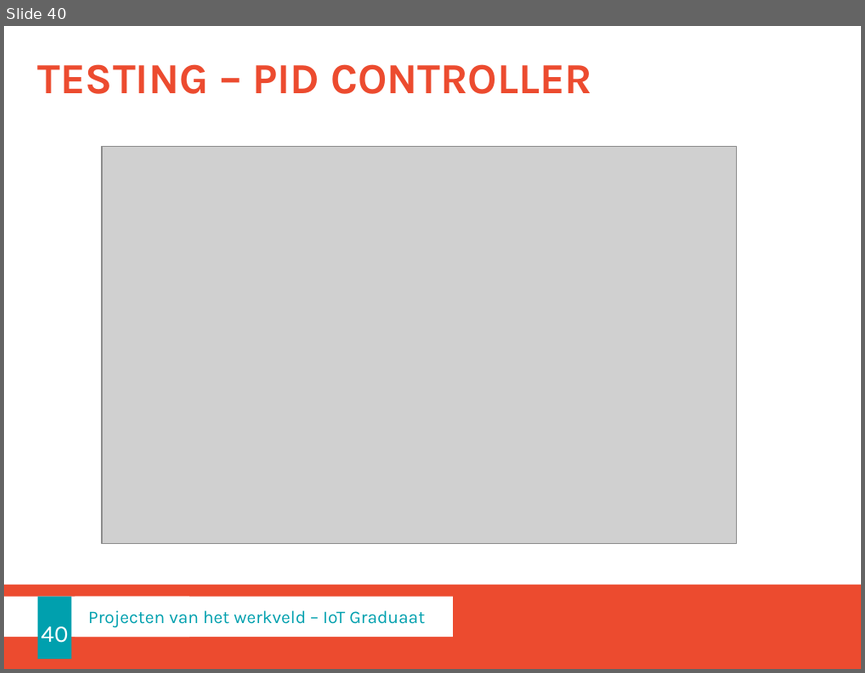
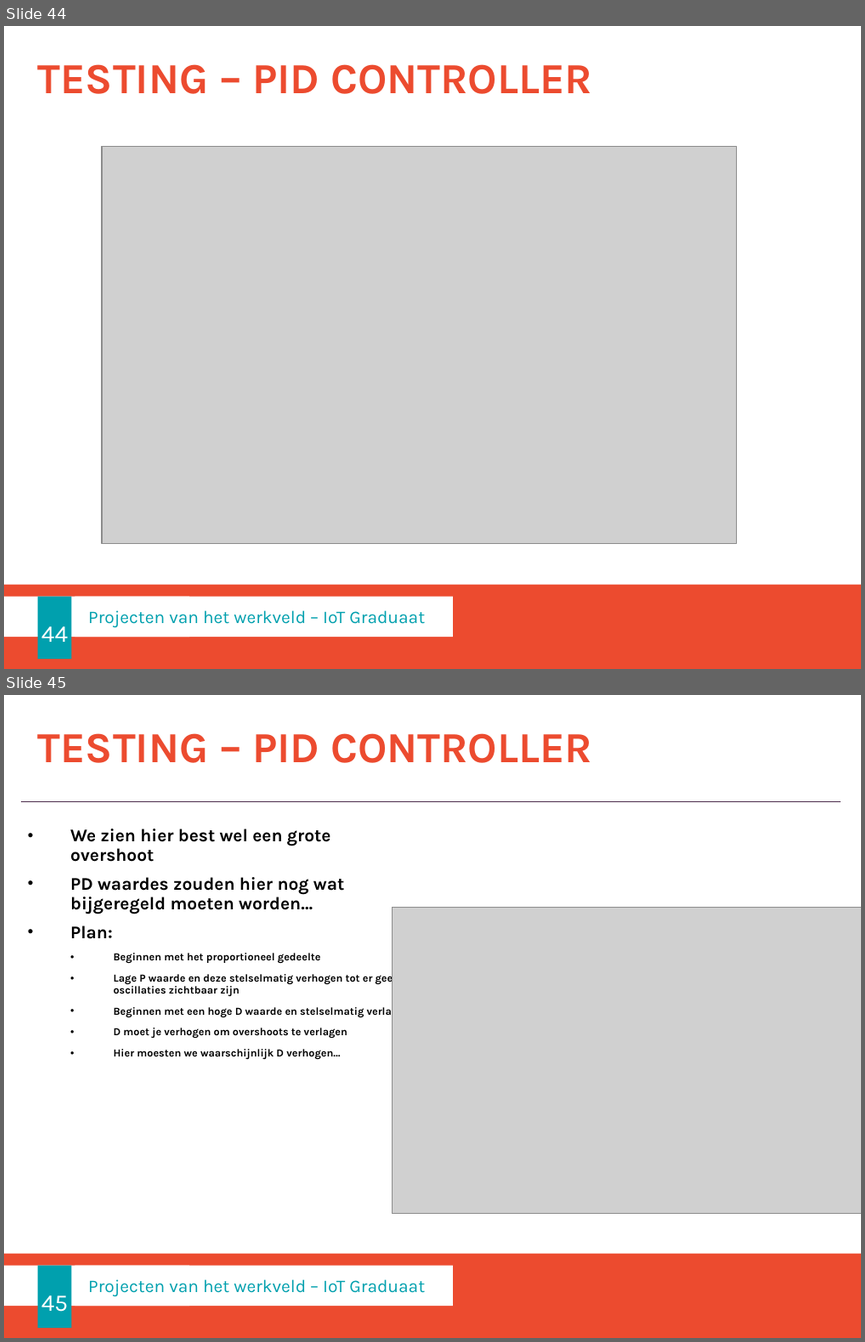
Before and after one commit to lllaurensss/project_werkveld2, a slide deck: doc/Projecten voor het werkveld 2.pptx. Shown one above the other, each under a label of ours: slide 40 before the commit, slides 44 and 45 after it. The pictures are 865x673 and 865x1342 pixels, drawn with LibreOffice and Linux fonts; fonts in the diff are those of the drawing; grey boxes stand for pictures; background and template pictures are left out. Boxes give left, top, right and bottom in pixels: in the first picture for what was removed or moved away, otherwise in the second. Text is boxed around its words. In the diff, an @@ line names an element or a change of style, - is before the commit and + after.

Commit message:
bug verkeerde waarde doorgegeven finalisatie powerpoint

```diff
--- a/doc/Projecten voor het werkveld 2.pptx
+++ b/doc/Projecten voor het werkveld 2.pptx
@@ slide 45 added at box(4, 695, 861, 1338), background #FFFFFF; not listed: 2 template elements that a slide beside it also shows @@
@@ title added at box(38, 733, 592, 763), 36 pt, text #EC4B2F, bold @@
+TESTING – PID CONTROLLER
@@ line added from (21, 802) to (840, 802), #4B2B4B 0.5 pt @@
@@ text added at box(70, 828, 410, 1059), 9 pt, text #000000, bold @@
+• We zien hier best wel een grote overshoot
+• PD waardes zouden hier nog wat bijgeregeld moeten worden…
+• Plan:
+  • Beginnen met het proportioneel gedeelte
+  • Lage P waarde en deze stelselmatig verhogen tot er geen oscillaties zichtbaar zijn
+  • Beginnen met een hoge D waarde en stelselmatig verlagen
+  • D moet je verhogen om overshoots te verlagen
+  • Hier moesten we waarschijnlijk D verhogen…
@@ picture added at box(392, 907, 861, 1213) @@
@@ page number added at box(37, 1265, 71, 1327), fill #00A0AE, 20 pt, text #FFFFFF @@
+45
@@ rectangle added at box(75, 1265, 453, 1305), fill #FFFFFF, 15 pt, text #00A0AE @@
+Projecten van het werkveld – IoT Graduaat
@@ what was slide 40 is now slide 44 @@
@@ page number at box(41, 626, 68, 641): text changed @@
-40
+44
```
Also in this commit, not shown: 1 slide changed, 4 other slides added, 1 other file.
